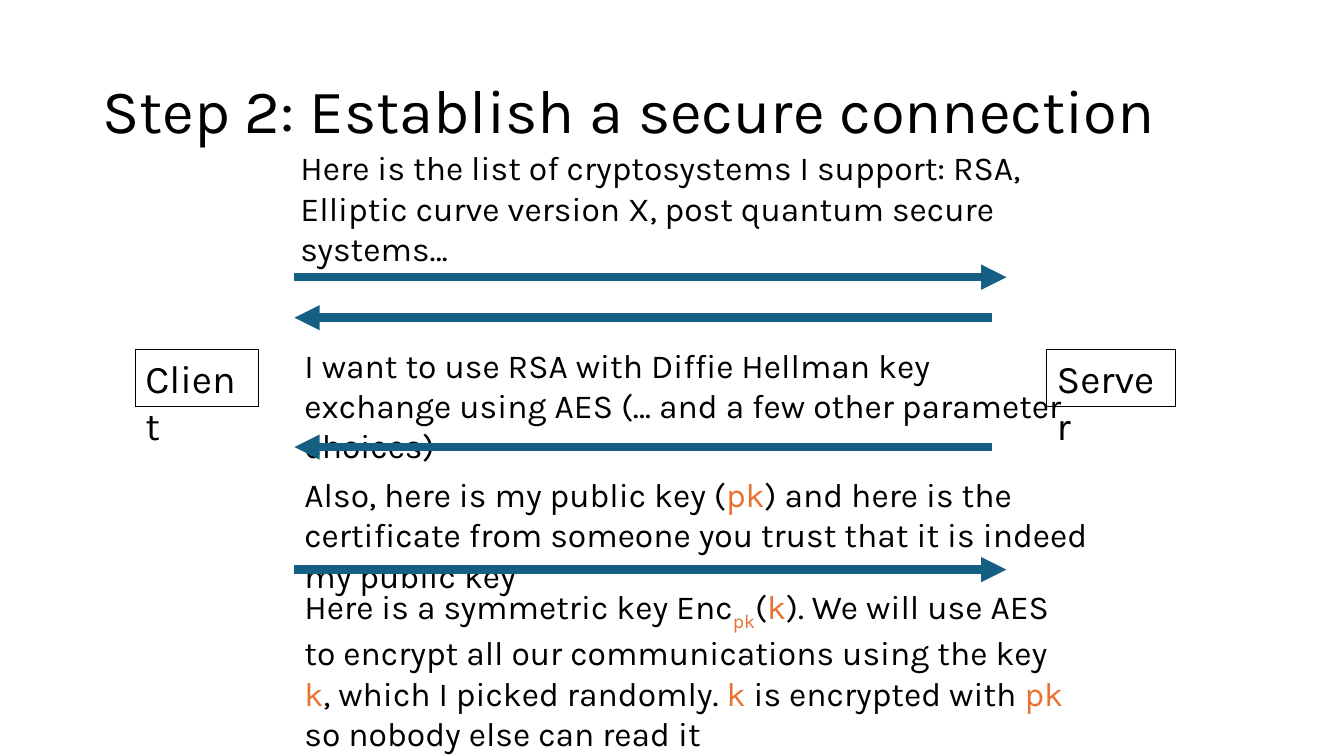
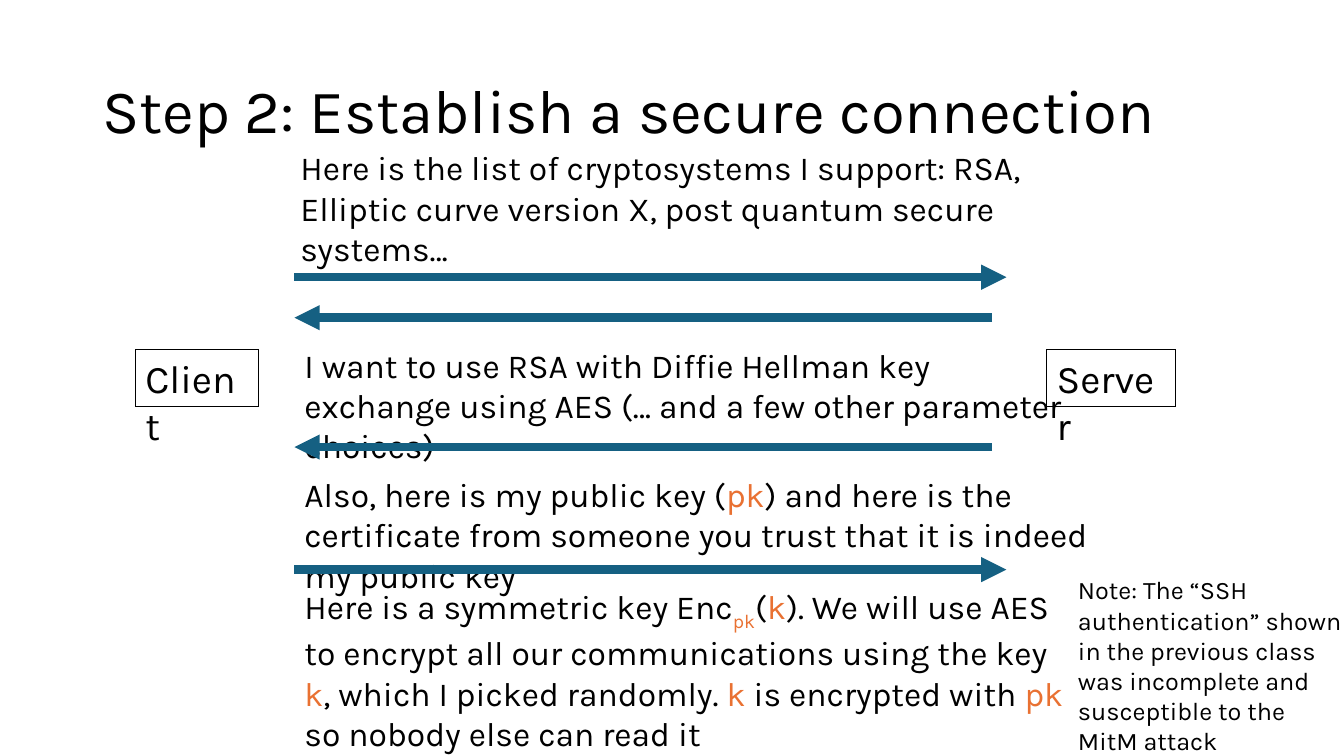
Before and after one commit to venkatarun95/mit_page, a slide deck: slide 6 of f25/assets/slides/lec22-practical-security.pptx. Drawn at 1344x756 pixels with LibreOffice and Linux fonts; fonts in the diff are those of the drawing. Boxes give left, top, right and bottom in pixels: in the first picture for what was removed or moved away, otherwise in the second. Text is boxed around its words. In the diff, an @@ line names an element or a change of style, - is before the commit and + after.

```diff
--- a/f25/assets/slides/lec22-practical-security.pptx
+++ b/f25/assets/slides/lec22-practical-security.pptx
@@ text added at (x1=1078, y1=581, x2=1342, y2=751), 18 pt, text #000000 @@
+Note: The “SSH authentication” shown in the previous class was incomplete and susceptible to the MitM attack
```
Also in this commit, not shown: 2 other slides changed, 1 slide added, 2 other files.
